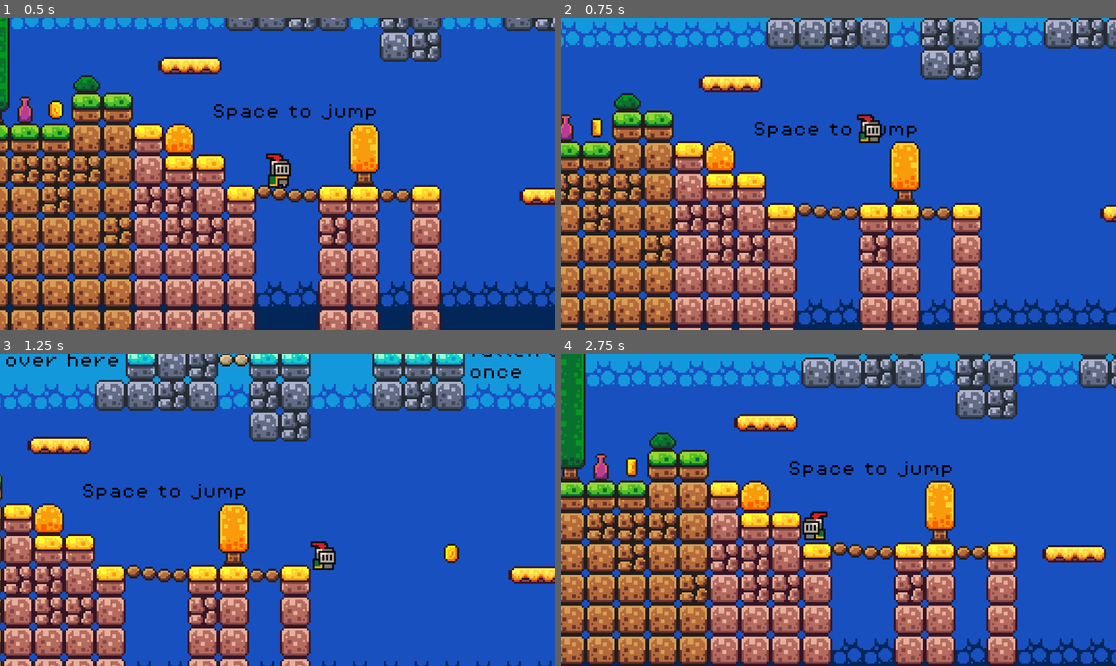
Above: before the commit, frames 1-4 (two rows, left to right).
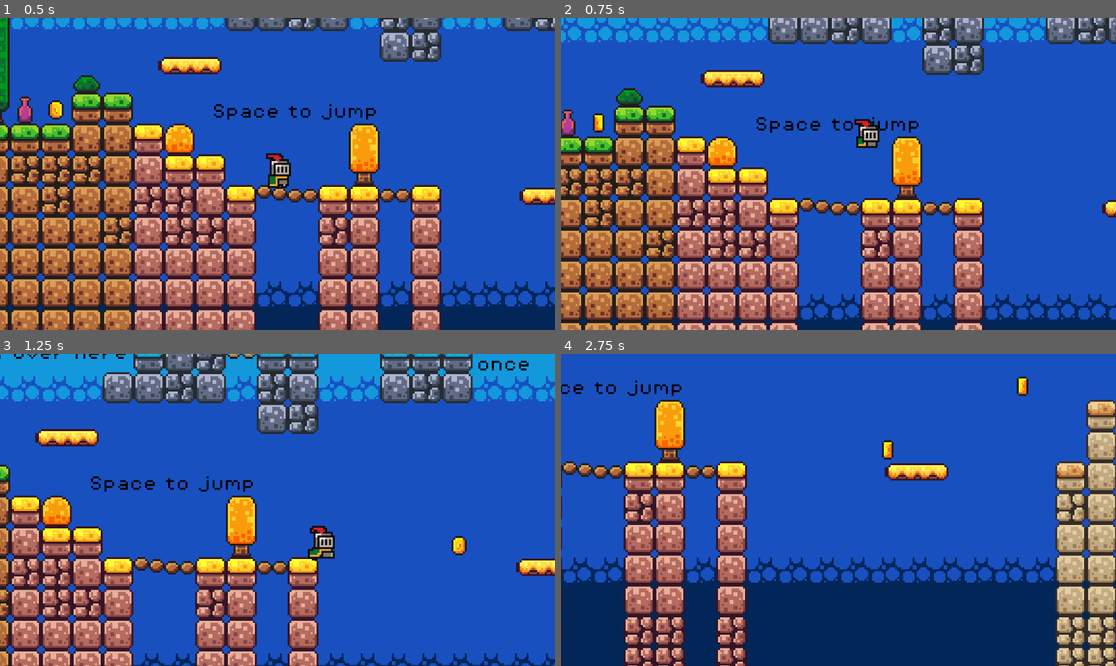
Above: after the commit, the same moments.

Repository: AriathGonzalez/Knight-Game
Game: Godot game, scene res://scenes/game.tscn
Two runs of this game, one before a commit and one after it. Both use one fixed random seed, a clock stepped at 60 frames per second and the inputs below.
Inputs:
- Up to frame 1 (0.5 s): no input
- Up to frame 2 (0.75 s): hold Right (move_right) from 0.53 s (still down); tap Space (jump) at 0.6 s
- Up to frame 3 (1.25 s): keep holding Right (move_right); tap Space (jump) at 0.77, 1.07 s
- Up to frame 4 (2.75 s): tap Space (jump) at 1.35, 1.52, 1.82, 2.1 s; release Right (move_right) at 2.03 s; hold Left (move_left) from 2.03 s (still down)

Frame 1 is identical in both runs. In frame 2, 36% of the frame differs, in the area x 0-100%, y 0-100%; in frame 3, 34%; in frame 4, 65%.

Commit message:
Player FSM

Diff:
--- a/project.godot
+++ b/project.godot
@@ -24,6 +24,7 @@
 jump={
 "deadzone": 0.5,
 "events": [Object(InputEventKey,"resource_local_to_scene":false,"resource_name":"","device":-1,"window_id":0,"alt_pressed":false,"shift_pressed":false,"ctrl_pressed":false,"meta_pressed":false,"pressed":false,"keycode":0,"physical_keycode":32,"key_label":0,"unicode":32,"echo":false,"script":null)
+, Object(InputEventKey,"resource_local_to_scene":false,"resource_name":"","device":-1,"window_id":0,"alt_pressed":false,"shift_pressed":false,"ctrl_pressed":false,"meta_pressed":false,"pressed":false,"keycode":0,"physical_keycode":4194320,"key_label":0,"unicode":0,"echo":false,"script":null)
 ]
 }
 move_left={
@@ -38,6 +39,11 @@
 , Object(InputEventKey,"resource_local_to_scene":false,"resource_name":"","device":-1,"window_id":0,"alt_pressed":false,"shift_pressed":false,"ctrl_pressed":false,"meta_pressed":false,"pressed":false,"keycode":0,"physical_keycode":68,"key_label":0,"unicode":100,"echo":false,"script":null)
 ]
 }
+roll={
+"deadzone": 0.5,
+"events": [Object(InputEventKey,"resource_local_to_scene":false,"resource_name":"","device":-1,"window_id":0,"alt_pressed":false,"shift_pressed":false,"ctrl_pressed":false,"meta_pressed":false,"pressed":false,"keycode":0,"physical_keycode":75,"key_label":0,"unicode":107,"echo":false,"script":null)
+]
+}
 
 [rendering]
 
--- a/scenes/coin.tscn
+++ b/scenes/coin.tscn
@@ -98,6 +98,45 @@
 
 [sub_resource type="CircleShape2D" id="CircleShape2D_0ir1k"]
 radius = 5.0
+
+[sub_resource type="Animation" id="Animation_pdeqj"]
+length = 0.001
+tracks/0/type = "value"
+tracks/0/imported = false
+tracks/0/enabled = true
+tracks/0/path = NodePath("AnimatedSprite2D:visible")
+tracks/0/interp = 1
+tracks/0/loop_wrap = true
+tracks/0/keys = {
+"times": PackedFloat32Array(0),
+"transitions": PackedFloat32Array(1),
+"update": 1,
+"values": [true]
+}
+tracks/1/type = "value"
+tracks/1/imported = false
+tracks/1/enabled = true
+tracks/1/path = NodePath("CollisionShape2D:disabled")
+tracks/1/interp = 1
+tracks/1/loop_wrap = true
+tracks/1/keys = {
+"times": PackedFloat32Array(0),
+"transitions": PackedFloat32Array(1),
+"update": 1,
+"values": [false]
+}
+tracks/2/type = "value"
+tracks/2/imported = false
+tracks/2/enabled = true
+tracks/2/path = NodePath("PickupSound:playing")
+tracks/2/interp = 1
+tracks/2/loop_wrap = true
+tracks/2/keys = {
+"times": PackedFloat32Array(0),
+"transitions": PackedFloat32Array(1),
+"update": 1,
+"values": [false]
+}
 
 [sub_resource type="Animation" id="Animation_mkpje"]
 resource_name = "pickup"
@@ -152,45 +191,6 @@
 }]
 }
 
-[sub_resource type="Animation" id="Animation_pdeqj"]
-length = 0.001
-tracks/0/type = "value"
-tracks/0/imported = false
-tracks/0/enabled = true
-tracks/0/path = NodePath("AnimatedSprite2D:visible")
-tracks/0/interp = 1
-tracks/0/loop_wrap = true
-tracks/0/keys = {
-"times": PackedFloat32Array(0),
-"transitions": PackedFloat32Array(1),
-"update": 1,
-"values": [true]
-}
-tracks/1/type = "value"
-tracks/1/imported = false
-tracks/1/enabled = true
-tracks/1/path = NodePath("CollisionShape2D:disabled")
-tracks/1/interp = 1
-tracks/1/loop_wrap = true
-tracks/1/keys = {
-"times": PackedFloat32Array(0),
-"transitions": PackedFloat32Array(1),
-"update": 1,
-"values": [false]
-}
-tracks/2/type = "value"
-tracks/2/imported = false
-tracks/2/enabled = true
-tracks/2/path = NodePath("PickupSound:playing")
-tracks/2/interp = 1
-tracks/2/loop_wrap = true
-tracks/2/keys = {
-"times": PackedFloat32Array(0),
-"transitions": PackedFloat32Array(1),
-"update": 1,
-"values": [false]
-}
-
 [sub_resource type="AnimationLibrary" id="AnimationLibrary_xtksw"]
 _data = {
 "RESET": SubResource("Animation_pdeqj"),
--- a/scenes/game.tscn
+++ b/scenes/game.tscn
@@ -416,6 +416,21 @@
 
 [sub_resource type="WorldBoundaryShape2D" id="WorldBoundaryShape2D_fotxg"]
 
+[sub_resource type="Animation" id="Animation_7ahi8"]
+length = 0.001
+tracks/0/type = "value"
+tracks/0/imported = false
+tracks/0/enabled = true
+tracks/0/path = NodePath(".:position")
+tracks/0/interp = 1
+tracks/0/loop_wrap = true
+tracks/0/keys = {
+"times": PackedFloat32Array(0),
+"transitions": PackedFloat32Array(1),
+"update": 0,
+"values": [Vector2(139, 59)]
+}
+
 [sub_resource type="Animation" id="Animation_hh0sr"]
 resource_name = "move"
 length = 1.5
@@ -433,21 +448,6 @@
 "values": [Vector2(139, 59), Vector2(263, 58)]
 }
 
-[sub_resource type="Animation" id="Animation_7ahi8"]
-length = 0.001
-tracks/0/type = "value"
-tracks/0/imported = false
-tracks/0/enabled = true
-tracks/0/path = NodePath(".:position")
-tracks/0/interp = 1
-tracks/0/loop_wrap = true
-tracks/0/keys = {
-"times": PackedFloat32Array(0),
-"transitions": PackedFloat32Array(1),
-"update": 0,
-"values": [Vector2(139, 59)]
-}
-
 [sub_resource type="AnimationLibrary" id="AnimationLibrary_xxiud"]
 _data = {
 "RESET": SubResource("Animation_7ahi8"),
--- a/scenes/player.tscn
+++ b/scenes/player.tscn
@@ -1,7 +1,45 @@
-[gd_scene load_steps=26 format=3 uid="uid://bdkccpv5dhwgu"]
+[gd_scene load_steps=48 format=3 uid="uid://bdkccpv5dhwgu"]
 
 [ext_resource type="Texture2D" uid="uid://te85t6um1i6q" path="res://assets/sprites/knight.png" id="1_5qxuh"]
-[ext_resource type="Script" path="res://scripts/player.gd" id="1_ffqi0"]
+[ext_resource type="Script" path="res://scripts/player/player.gd" id="1_ffqi0"]
+[ext_resource type="Script" path="res://scripts/state_machine/state_machine.gd" id="3_jlv04"]
+[ext_resource type="Script" path="res://scripts/player/states/idle.gd" id="4_11bny"]
+[ext_resource type="Script" path="res://scripts/player/player_move_component.gd" id="4_jwdim"]
+[ext_resource type="Script" path="res://scripts/player/states/move.gd" id="5_arulp"]
+[ext_resource type="Script" path="res://scripts/player/states/jump.gd" id="6_jsbqe"]
+[ext_resource type="Script" path="res://scripts/player/states/fall.gd" id="7_hegsu"]
+
+[sub_resource type="AtlasTexture" id="AtlasTexture_fknk5"]
+atlas = ExtResource("1_5qxuh")
+region = Rect2(0, 224, 32, 32)
+
+[sub_resource type="AtlasTexture" id="AtlasTexture_v5sgt"]
+atlas = ExtResource("1_5qxuh")
+region = Rect2(32, 224, 32, 32)
+
+[sub_resource type="AtlasTexture" id="AtlasTexture_ukiqn"]
+atlas = ExtResource("1_5qxuh")
+region = Rect2(64, 224, 32, 32)
+
+[sub_resource type="AtlasTexture" id="AtlasTexture_bt0il"]
+atlas = ExtResource("1_5qxuh")
+region = Rect2(96, 224, 32, 32)
+
+[sub_resource type="AtlasTexture" id="AtlasTexture_8sd1y"]
+atlas = ExtResource("1_5qxuh")
+region = Rect2(0, 192, 32, 32)
+
+[sub_resource type="AtlasTexture" id="AtlasTexture_6mamx"]
+atlas = ExtResource("1_5qxuh")
+region = Rect2(32, 192, 32, 32)
+
+[sub_resource type="AtlasTexture" id="AtlasTexture_4o3yd"]
+atlas = ExtResource("1_5qxuh")
+region = Rect2(64, 192, 32, 32)
+
+[sub_resource type="AtlasTexture" id="AtlasTexture_t6fuj"]
+atlas = ExtResource("1_5qxuh")
+region = Rect2(96, 192, 32, 32)
 
 [sub_resource type="AtlasTexture" id="AtlasTexture_qscbq"]
 atlas = ExtResource("1_5qxuh")
@@ -22,6 +60,38 @@
 [sub_resource type="AtlasTexture" id="AtlasTexture_gmw63"]
 atlas = ExtResource("1_5qxuh")
 region = Rect2(64, 160, 32, 32)
+
+[sub_resource type="AtlasTexture" id="AtlasTexture_6ocp5"]
+atlas = ExtResource("1_5qxuh")
+region = Rect2(0, 160, 32, 32)
+
+[sub_resource type="AtlasTexture" id="AtlasTexture_lbo01"]
+atlas = ExtResource("1_5qxuh")
+region = Rect2(32, 160, 32, 32)
+
+[sub_resource type="AtlasTexture" id="AtlasTexture_5lmrm"]
+atlas = ExtResource("1_5qxuh")
+region = Rect2(64, 160, 32, 32)
+
+[sub_resource type="AtlasTexture" id="AtlasTexture_kg3rq"]
+atlas = ExtResource("1_5qxuh")
+region = Rect2(96, 160, 32, 32)
+
+[sub_resource type="AtlasTexture" id="AtlasTexture_t0yah"]
+atlas = ExtResource("1_5qxuh")
+region = Rect2(128, 160, 32, 32)
+
+[sub_resource type="AtlasTexture" id="AtlasTexture_ds0a1"]
+atlas = ExtResource("1_5qxuh")
+region = Rect2(160, 160, 32, 32)
+
+[sub_resource type="AtlasTexture" id="AtlasTexture_p7i7m"]
+atlas = ExtResource("1_5qxuh")
+region = Rect2(192, 160, 32, 32)
+
+[sub_resource type="AtlasTexture" id="AtlasTexture_8uf7h"]
+atlas = ExtResource("1_5qxuh")
+region = Rect2(224, 160, 32, 32)
 
 [sub_resource type="AtlasTexture" id="AtlasTexture_y5x4v"]
 atlas = ExtResource("1_5qxuh")
@@ -91,6 +161,40 @@
 animations = [{
 "frames": [{
 "duration": 1.0,
+"texture": SubResource("AtlasTexture_fknk5")
+}, {
+"duration": 1.0,
+"texture": SubResource("AtlasTexture_v5sgt")
+}, {
+"duration": 1.0,
+"texture": SubResource("AtlasTexture_ukiqn")
+}, {
+"duration": 1.0,
+"texture": SubResource("AtlasTexture_bt0il")
+}],
+"loop": true,
+"name": &"death",
+"speed": 10.0
+}, {
+"frames": [{
+"duration": 1.0,
+"texture": SubResource("AtlasTexture_8sd1y")
+}, {
+"duration": 1.0,
+"texture": SubResource("AtlasTexture_6mamx")
+}, {
+"duration": 1.0,
+"texture": SubResource("AtlasTexture_4o3yd")
+}, {
+"duration": 1.0,
+"texture": SubResource("AtlasTexture_t6fuj")
+}],
+"loop": true,
+"name": &"hurt",
+"speed": 5.0
+}, {
+"frames": [{
+"duration": 1.0,
 "texture": SubResource("AtlasTexture_qscbq")
 }, {
 "duration": 1.0,
@@ -113,6 +217,35 @@
 "loop": true,
 "name": &"jump",
 "speed": 5.0
+}, {
+"frames": [{
+"duration": 1.0,
+"texture": SubResource("AtlasTexture_6ocp5")
+}, {
+"duration": 1.0,
+"texture": SubResource("AtlasTexture_lbo01")
+}, {
+"duration": 1.0,
+"texture": SubResource("AtlasTexture_5lmrm")
+}, {
+"duration": 1.0,
+"texture": SubResource("AtlasTexture_kg3rq")
+}, {
+"duration": 1.0,
+"texture": SubResource("AtlasTexture_t0yah")
+}, {
+"duration": 1.0,
+"texture": SubResource("AtlasTexture_ds0a1")
+}, {
+"duration": 1.0,
+"texture": SubResource("AtlasTexture_p7i7m")
+}, {
+"duration": 1.0,
+"texture": SubResource("AtlasTexture_8uf7h")
+}],
+"loop": true,
+"name": &"roll",
+"speed": 10.0
 }, {
 "frames": [{
 "duration": 1.0,
@@ -179,9 +312,42 @@
 [node name="AnimatedSprite2D" type="AnimatedSprite2D" parent="."]
 position = Vector2(1, -12)
 sprite_frames = SubResource("SpriteFrames_krfnp")
-animation = &"jump"
-autoplay = "idle"
+animation = &"run"
 
 [node name="CollisionShape2D" type="CollisionShape2D" parent="."]
 position = Vector2(1, -6)
 shape = SubResource("CircleShape2D_0xse7")
+
+[node name="movement_state_machine" type="Node" parent="." node_paths=PackedStringArray("starting_state")]
+script = ExtResource("3_jlv04")
+starting_state = NodePath("idle")
+
+[node name="idle" type="Node" parent="movement_state_machine" node_paths=PackedStringArray("fall_state", "jump_state", "move_state")]
+script = ExtResource("4_11bny")
+fall_state = NodePath("../fall")
+jump_state = NodePath("../jump")
+move_state = NodePath("../move")
+animation_name = "idle"
+
+[node name="move" type="Node" parent="movement_state_machine" node_paths=PackedStringArray("fall_state", "idle_state", "jump_state")]
+script = ExtResource("5_arulp")
+fall_state = NodePath("../fall")
+idle_state = NodePath("../idle")
+jump_state = NodePath("../jump")
+animation_name = "run"
+
+[node name="jump" type="Node" parent="movement_state_machine" node_paths=PackedStringArray("fall_state", "idle_state", "move_state")]
+script = ExtResource("6_jsbqe")
+fall_state = NodePath("../fall")
+idle_state = NodePath("../idle")
+move_state = NodePath("../move")
+animation_name = "jump"
+
+[node name="fall" type="Node" parent="movement_state_machine" node_paths=PackedStringArray("idle_state", "move_state")]
+script = ExtResource("7_hegsu")
+idle_state = NodePath("../idle")
+move_state = NodePath("../move")
+animation_name = "jump"
+
+[node name="player_move_component" type="Node" parent="."]
+script = ExtResource("4_jwdim")
--- a/scripts/coin.gd
+++ b/scripts/coin.gd
@@ -4,6 +4,6 @@
 @onready var game_manager = %GameManager
 @onready var animation_player = $AnimationPlayer
 
-func _on_body_entered(body):
+func _on_body_entered(_body):
 	game_manager.add_point()
 	animation_player.play("pickup")
--- a/scripts/killzone.gd
+++ b/scripts/killzone.gd
@@ -3,7 +3,6 @@
 @onready var timer = $Timer
 
 func _on_body_entered(body):
-	print("You died")
 	Engine.time_scale = 0.5	# Slow down game
 	# Remove the collision of player on death
 	body.get_node("CollisionShape2D").queue_free()
--- a/scripts/player.gd
+++ /dev/null
@@ -1,54 +0,0 @@
-extends CharacterBody2D
-
-
-const SPEED = 130.0
-const JUMP_VELOCITY = -300.0
-
-# Get the gravity from the project settings to be synced with RigidBody nodes.
-var gravity = ProjectSettings.get_setting("physics/2d/default_gravity")
-
-@onready var animated_sprite_2d = $AnimatedSprite2D
-
-func _physics_process(delta):
-	# Add the gravity.
-	if not is_on_floor():
-		velocity.y += gravity * delta
-
-	# Handle jump.
-	if Input.is_action_just_pressed("jump") and is_on_floor():
-		velocity.y = JUMP_VELOCITY
-
-	# Get the input direction and handle the movement/deceleration.
-	# As good practice, you should replace UI actions with custom gameplay actions.
-
-	# Gets the input direction: -1, 0, or 1
-	var direction = Input.get_axis("move_left", "move_right")
-
-	# Flip the sprite
-
-	# Moving to the right
-	if direction > 0:
-		animated_sprite_2d.flip_h = false
-	# Moving to the left
-	elif direction < 0:
-		animated_sprite_2d.flip_h = true
-
-	# Play animations
-
-	if is_on_floor():	# Player is on the floor
-		if direction == 0:	# Standing still
-			animated_sprite_2d.play("idle")
-		else:
-			animated_sprite_2d.play("run")
-	else:	# Player is in the air
-		animated_sprite_2d.play("jump")
-
-
-	# Applies movement
-
-	if direction:
-		velocity.x = direction * SPEED
-	else:
-		velocity.x = move_toward(velocity.x, 0, SPEED)
-
-	move_and_slide()
--- /dev/null
+++ b/scripts/player/player.gd
@@ -0,0 +1,23 @@
+extends CharacterBody2D
+class_name Player
+
+@onready
+var movement_animations: AnimatedSprite2D = $AnimatedSprite2D
+
+@onready
+var movement_state_machine: Node = $movement_state_machine
+
+@onready
+var player_move_component = $player_move_component
+
+func _ready() -> void:
+	movement_state_machine.init(self, movement_animations, player_move_component)
+
+func _unhandled_input(event: InputEvent) -> void:
+	movement_state_machine.process_input(event)
+
+func _physics_process(delta: float) -> void:
+	movement_state_machine.process_physics(delta)
+
+func _process(delta: float) -> void:
+	movement_state_machine.process_frame(delta)
--- /dev/null
+++ b/scripts/player/player_move_component.gd
@@ -0,0 +1,11 @@
+extends Node
+
+# Return the desired direction of movement for the character
+# in the range [-1, 1], where positive values indicate a desire
+# to move to the right and negative values to the left.
+func get_movement_direction() -> float:
+	return Input.get_axis('move_left', 'move_right')
+
+# Return a boolean indicating if the character wants to jump
+func wants_jump() -> bool:
+	return Input.is_action_just_pressed('jump')
--- /dev/null
+++ b/scripts/player/states/fall.gd
@@ -0,0 +1,22 @@
+extends State
+
+@export
+var idle_state: State
+@export
+var move_state: State
+
+func process_physics(delta: float) -> State:
+	parent.velocity.y += gravity * delta
+
+	var movement = get_movement_input() * move_speed
+
+	if movement != 0:
+		animations.flip_h = movement < 0
+	parent.velocity.x = movement
+	parent.move_and_slide()
+
+	if parent.is_on_floor():
+		if movement != 0:
+			return move_state
+		return idle_state
+	return null
--- /dev/null
+++ b/scripts/player/states/idle.gd
@@ -0,0 +1,27 @@
+extends State
+
+@export
+var fall_state: State
+@export
+var jump_state: State
+@export
+var move_state: State
+
+func enter() -> void:
+	super()
+	parent.velocity.x = 0
+
+func process_input(_event: InputEvent) -> State:
+	if get_jump() and parent.is_on_floor():
+		return jump_state
+	if get_movement_input() != 0.0:
+		return move_state
+	return null
+
+func process_physics(delta: float) -> State:
+	parent.velocity.y += gravity * delta
+	parent.move_and_slide()
+
+	if !parent.is_on_floor():
+		return fall_state
+	return null
--- /dev/null
+++ b/scripts/player/states/jump.gd
@@ -0,0 +1,35 @@
+extends State
+
+@export
+var fall_state: State
+@export
+var idle_state: State
+@export
+var move_state: State
+
+@export
+var jump_force: float = 300.0
+
+func enter() -> void:
+	super()
+	parent.velocity.y = -jump_force
+
+func process_physics(delta: float) -> State:
+	parent.velocity.y += gravity * delta
+
+	if parent.velocity.y > 0:
+		return fall_state
+
+	var movement = get_movement_input() * move_speed
+
+	if movement != 0:
+		animations.flip_h = movement < 0
+	parent.velocity.x = movement
+	parent.move_and_slide()
+
+	if parent.is_on_floor():
+		if movement != 0:
+			return move_state
+		return idle_state
+
+	return null
--- /dev/null
+++ b/scripts/player/states/move.gd
@@ -0,0 +1,30 @@
+extends State
+
+@export
+var fall_state: State
+@export
+var idle_state: State
+@export
+var jump_state: State
+
+func process_input(_event: InputEvent) -> State:
+	return null
+
+func process_physics(delta: float) -> State:
+	if get_jump() and parent.is_on_floor():
+		return jump_state
+
+	parent.velocity.y += gravity * delta
+
+	var movement = get_movement_input() * move_speed
+
+	if movement == 0:
+		return idle_state
+
+	animations.flip_h = movement < 0
+	parent.velocity.x = movement
+	parent.move_and_slide()
+
+	if !parent.is_on_floor():
+		return fall_state
+	return null
--- /dev/null
+++ b/scripts/state_machine/state.gd
@@ -0,0 +1,34 @@
+class_name State
+extends Node
+
+@export
+var animation_name: String
+@export
+var move_speed: float = 130
+
+var gravity: int = ProjectSettings.get_setting("physics/2d/default_gravity")
+
+var animations: AnimatedSprite2D
+var move_component
+var parent: CharacterBody2D
+
+func enter() -> void:
+	animations.play(animation_name)
+
+func exit() -> void:
+	pass
+
+func process_input(_event: InputEvent) -> State:
+	return null
+
+func process_frame(_delta: float) -> State:
+	return null
+
+func process_physics(_delta: float) -> State:
+	return null
+
+func get_movement_input() -> float:
+	return move_component.get_movement_direction()
+
+func get_jump() -> bool:
+	return move_component.wants_jump()
--- /dev/null
+++ b/scripts/state_machine/state_machine.gd
@@ -0,0 +1,42 @@
+extends Node
+
+@export
+var starting_state: State
+
+var current_state: State
+
+# Initialize the state machine by giving each child state a reference to the
+# parent object it belongs to and enter the default starting_state.
+func init(parent: CharacterBody2D, animations: AnimatedSprite2D, move_component) -> void:
+	for child in get_children():
+		child.parent = parent
+		child.animations = animations
+		child.move_component = move_component
+
+	# Initialize to the default state
+	change_state(starting_state)
+
+# Change to the new state by first calling any exit logic on the current state.
+func change_state(new_state: State) -> void:
+	if current_state:
+		current_state.exit()
+
+	current_state = new_state
+	current_state.enter()
+
+# Pass through functions for the Player to call,
+# handling state changes as needed.
+func process_physics(delta: float) -> void:
+	var new_state = current_state.process_physics(delta)
+	if new_state:
+		change_state(new_state)
+
+func process_input(event: InputEvent) -> void:
+	var new_state = current_state.process_input(event)
+	if new_state:
+		change_state(new_state)
+
+func process_frame(delta: float) -> void:
+	var new_state = current_state.process_frame(delta)
+	if new_state:
+		change_state(new_state)
